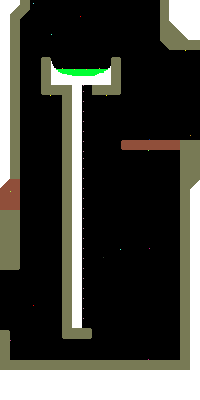
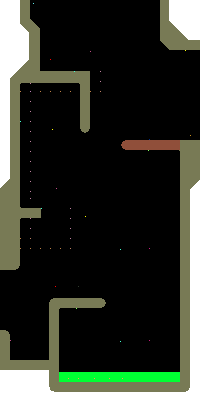
The second 200x400 image is a revision of the first. Changes to its layers:
added layer "electric_tunnel_room.png copy #1" above "electric_tunnel_room.png" over <box>0,5,190,392</box>
hid "electric_tunnel_room.png" over <box>0,5,190,392</box>
